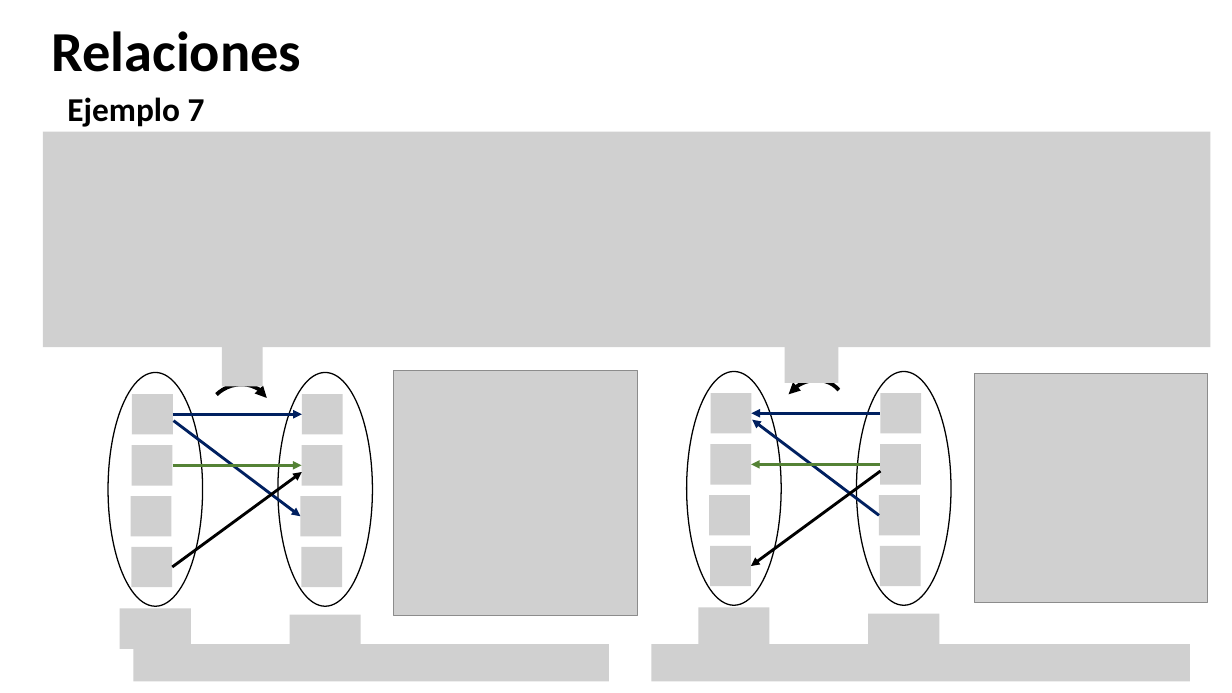
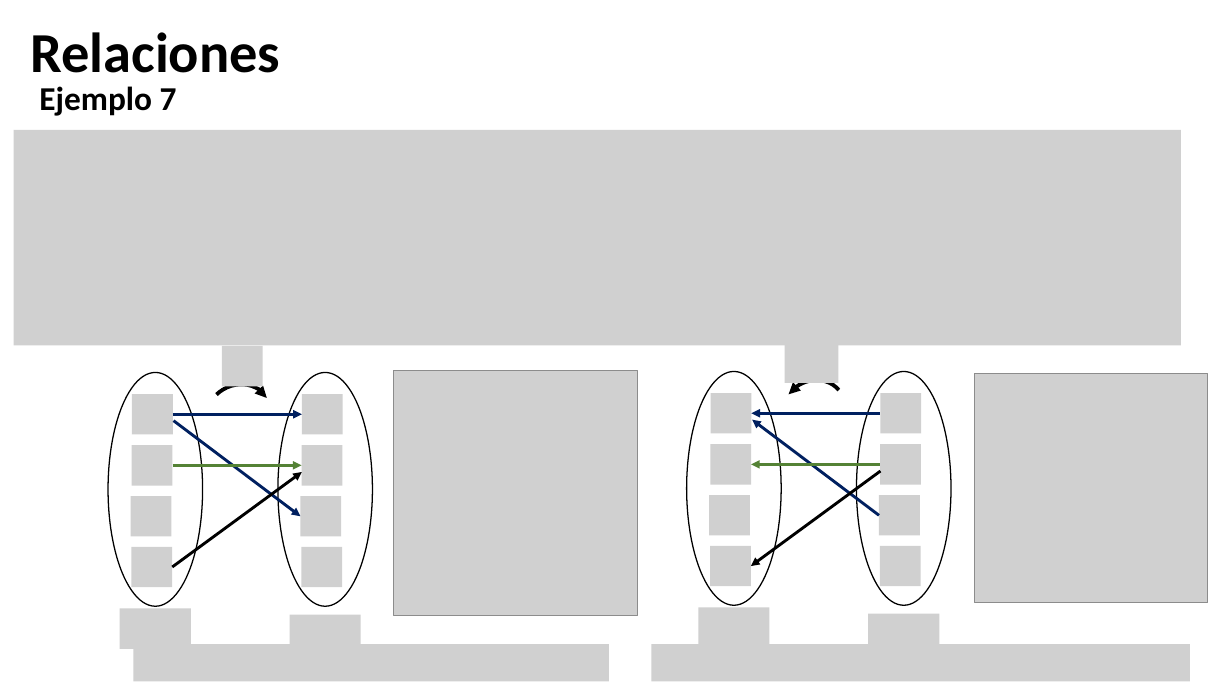
Before and after one commit to discretas1-udea/apuntes_clases_2026-2, a slide deck: slide 34 of clase-15/apuntes_clase15.pptx. Drawn at 1232x693 pixels with LibreOffice and Linux fonts; fonts in the diff are those of the drawing; grey boxes stand for pictures. Boxes give left, top, right and bottom in pixels: in the first picture for what was removed or moved away, otherwise in the second. Text is boxed around its words. In the diff, an @@ line names an element or a change of style, - is before the commit and + after.

```diff
--- a/clase-15/apuntes_clase15.pptx
+++ b/clase-15/apuntes_clase15.pptx
@@ title "Relaciones": place and size @@
-title "Relaciones" at (52,31,302,72)
+title "Relaciones" at (30,32,280,73)
@@ text "Ejemplo 7": place and size @@
-text "Ejemplo 7" at (67,97,205,127)
+text "Ejemplo 7" at (39,86,177,116)
@@ picture: place and size @@
-picture at (43,131,1210,347)
+picture at (14,130,1181,346)
```
Also in this commit, not shown: 27 other slides changed, 5 slides added, 5 slides removed, 5 other files.
